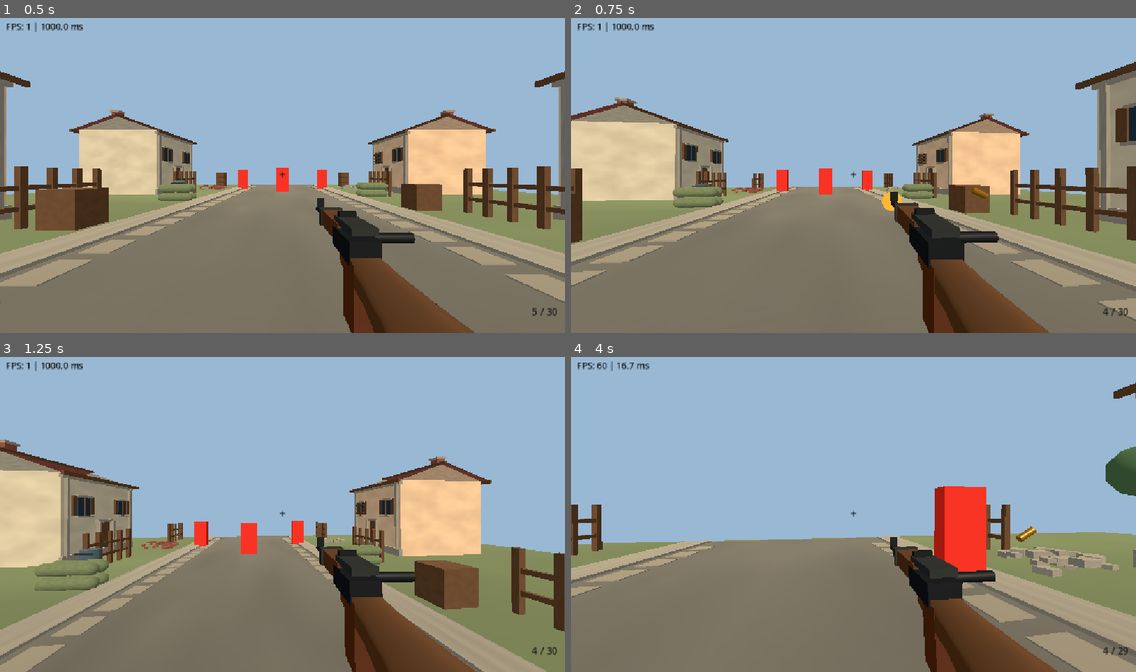
Above: before the commit, frames 1-4 (two rows, left to right).
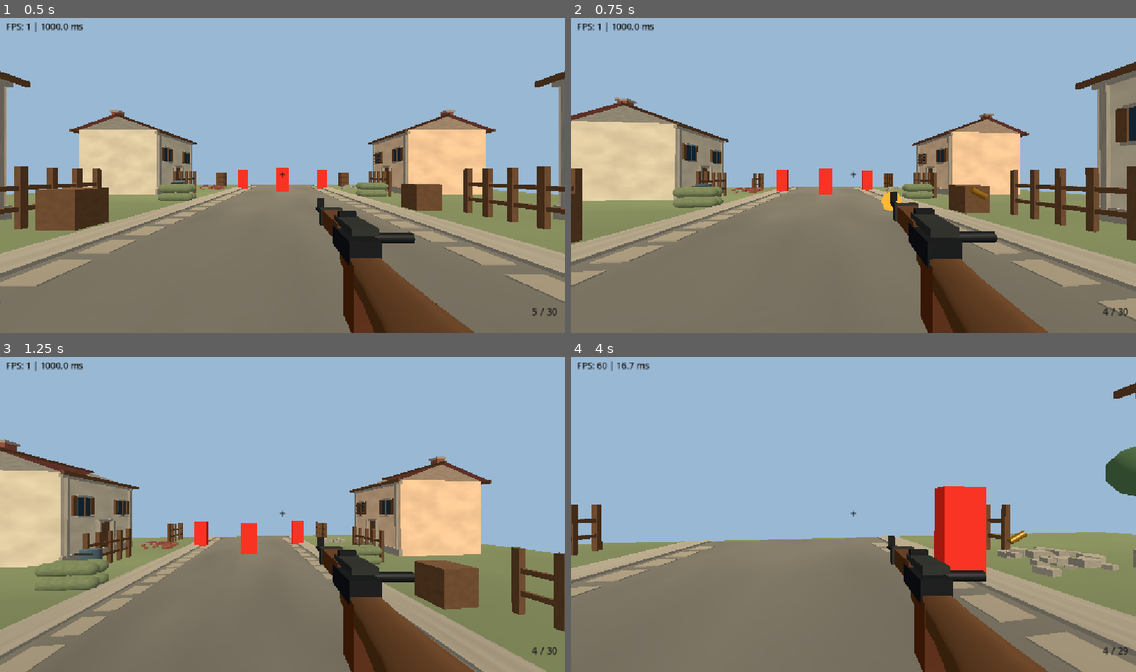
Above: after the commit, the same moments.

Repository: Evertonzinn/ww2-fps
Game: Godot game, scene res://main.tscn
Two runs of this game, one before a commit and one after it. Both use one fixed random seed, a clock stepped at 60 frames per second and the inputs below.
Inputs (mouse positions are in pixels of both pictures, inside the frame that each line leads up to):
- Up to frame 1 (0.5 s): no input
- Up to frame 2 (0.75 s): tap Enter at 0.5 s; move the mouse to (881, 172) at 0.52 s; hold W from 0.53 s (still down); tap R at 0.6 s; click (881, 172) at 0.67 s
- Up to frame 3 (1.25 s): keep holding W; tap Space at 0.77 s
- Up to frame 4 (4 s): keep holding W; move the mouse to (825, 514) at 1.27 s; tap R at 1.35, 2.3, 2.85, 3.6 s; click (825, 514) at 1.42 s; tap Space at 1.52, 3.02, 3.77 s; move the mouse to (864, 508) at 2.02 s; hold Shift 2.03-2.78 s; click (864, 508) at 2.17 s; move the mouse to (847, 517) at 2.77 s; click (847, 517) at 2.92 s; move the mouse to (893, 517) at 3.52 s; click (893, 517) at 3.67 s

Frame 1 is identical in both runs. In frame 2, 0.3% of the frame differs, in the area x 54-85%, y 53-100%; in frame 3, 0.2%; in frame 4, 1.9%, in the area x 55-87%, y 53-100%.

Commit message:
feat: animate original Lee-Enfield bolt using embedded GLB animation

Diff:
--- a/weapon.gd
+++ b/weapon.gd
@@ -6,7 +6,7 @@
 const MAX_RANGE: float = 90.0
 const SHOT_INTERVAL: float = 0.55
 const RELOAD_DURATION: float = 1.8
-const BOLT_CYCLE_DURATION: float = 0.44
+const BOLT_CYCLE_DURATION: float = 0.86
 const CASE_EJECTION_DURATION: float = 0.38
 const HIP_POSITION: Vector3 = Vector3(0.30, -0.28, -0.56)
 const AIM_POSITION: Vector3 = Vector3(0.0, -0.15, -0.48)
@@ -15,7 +15,6 @@
 
 # Arquivo de asset instalado localmente; a v0.5 continua funcional sem ele.
 # Escolha lee_enfield_1k.glb para reduzir o uso de VRAM na GT 730.
-const RIFLE_3D_PATH: String = "res://assets/weapons/lee_enfield/lee_enfield_2k.glb"
 
 @onready var view_camera: Camera3D = get_parent() as Camera3D
 @onready var player_body: CharacterBody3D = view_camera.get_parent().get_parent() as CharacterBody3D
@@ -41,6 +40,10 @@
 var case_visual: MeshInstance3D
 var rifle_instance: Node3D
 var active_texture_size: int = 2
+var bolt_player: AnimationPlayer
+var bolt_clip: StringName = &""
+var auto_reload_pending: bool = false
+var case_ejection_pending: bool = false
 
 func _ready() -> void:
 	position = HIP_POSITION
@@ -61,6 +64,11 @@
 func request_reload() -> void:
 	if reloading or magazine == MAGAZINE_SIZE or reserve_ammo <= 0:
 		return
+	if bolt_player != null and bolt_cycle_timer > 0.0:
+		auto_reload_pending = true
+		_update_hud()
+		return
+	auto_reload_pending = false
 	reloading = true
 	reload_timer = RELOAD_DURATION
 	reload_audio.play()
@@ -69,6 +77,12 @@
 func _physics_process(delta: float) -> void:
 	shot_cooldown = maxf(0.0, shot_cooldown - delta)
 	bolt_cycle_timer = maxf(0.0, bolt_cycle_timer - delta)
+	if case_ejection_pending and bolt_cycle_timer <= BOLT_CYCLE_DURATION * 0.57:
+		case_ejection_pending = false
+		case_ejection_timer = CASE_EJECTION_DURATION
+	if auto_reload_pending and bolt_cycle_timer <= 0.0:
+		auto_reload_pending = false
+		request_reload()
 
 	if reloading:
 		reload_timer -= delta
@@ -81,7 +95,7 @@
 
 	if pending_shot:
 		pending_shot = false
-		if not reloading and shot_cooldown <= 0.0 and magazine > 0:
+		if not reloading and shot_cooldown <= 0.0 and (bolt_player == null or bolt_cycle_timer <= 0.0) and magazine > 0:
 			_fire_hitscan()
 
 func _process(delta: float) -> void:
@@ -97,16 +111,13 @@
 	var bob_y: float = abs(cos(walk_cycle)) * 0.010 * bob_scale if moving else 0.0
 
 	var target_pos: Vector3 = AIM_POSITION if aiming else HIP_POSITION
-	var cycle_progress: float = 1.0 - bolt_cycle_timer / BOLT_CYCLE_DURATION
-	var bolt_pull: float = sin(cycle_progress * PI) * 0.038 if bolt_cycle_timer > 0.0 else 0.0
-	target_pos += Vector3(bob_x + bolt_pull * 0.45, bob_y, recoil + bolt_pull)
+	target_pos += Vector3(bob_x, bob_y, recoil)
 	if reloading:
 		target_pos = HIP_POSITION + Vector3(0.08, -0.22, 0.04)
 
 	position = position.lerp(target_pos, minf(1.0, delta * 12.0))
 	rotation.x = lerpf(rotation.x, -0.32 if reloading else recoil_pitch, minf(1.0, delta * 13.0))
-	var cycle_roll: float = sin(cycle_progress * PI) * 0.065 if bolt_cycle_timer > 0.0 else 0.0
-	rotation.z = lerpf(rotation.z, (sin(walk_cycle) * 0.018 if moving else 0.0) + cycle_roll, minf(1.0, delta * 8.0))
+	rotation.z = lerpf(rotation.z, sin(walk_cycle) * 0.018 if moving else 0.0, minf(1.0, delta * 8.0))
 	view_camera.fov = lerpf(view_camera.fov, AIM_FOV if aiming else HIP_FOV, minf(1.0, delta * 10.0))
 	recoil = move_toward(recoil, 0.0, delta * 0.75)
 	recoil_pitch = move_toward(recoil_pitch, 0.0, delta * 2.2)
@@ -123,10 +134,15 @@
 func _fire_hitscan() -> void:
 	magazine -= 1
 	shot_cooldown = SHOT_INTERVAL
-	bolt_cycle_timer = BOLT_CYCLE_DURATION
-	case_ejection_timer = CASE_EJECTION_DURATION
-	if case_visual != null:
-		case_visual.visible = true
+	if bolt_player != null and bolt_clip != &"":
+		bolt_cycle_timer = BOLT_CYCLE_DURATION
+		case_ejection_timer = 0.0
+		case_ejection_pending = true
+		bolt_player.play(bolt_clip)
+	else:
+		bolt_cycle_timer = 0.0
+		case_ejection_pending = false
+		case_ejection_timer = CASE_EJECTION_DURATION
 	recoil = 0.10
 	recoil_pitch = 0.14
 	muzzle_timer = 0.07
@@ -155,6 +171,8 @@
 	ammo_label.text = "%d / %d" % [magazine, reserve_ammo]
 	if reloading:
 		ammo_label.text += "  RECARREGANDO..."
+	elif auto_reload_pending:
+		ammo_label.text += "  OPERANDO FERROLHO..."
 	elif magazine == 0 and reserve_ammo == 0:
 		ammo_label.text += "  SEM MUNICAO"
 
@@ -268,7 +286,9 @@
 	surface.add_vertex(c)
 
 func _equip_real_rifle(texture_size: int = 2) -> bool:
-	var model_path: String = "res://assets/weapons/lee_enfield/lee_enfield_%dk.glb" % texture_size
+	var rigged_path: String = "res://assets/weapons/lee_enfield/lee_enfield_rigged_%dk.glb" % texture_size
+	var old_path: String = "res://assets/weapons/lee_enfield/lee_enfield_%dk.glb" % texture_size
+	var model_path: String = rigged_path if ResourceLoader.exists(rigged_path) else old_path
 	if not ResourceLoader.exists(model_path):
 		return false
 
@@ -292,6 +312,7 @@
 		rifle_instance.queue_free()
 	rifle_instance = replacement
 	active_texture_size = texture_size
+	_bind_bolt_animation()
 
 	# Oculta somente malhas antigas. Audio e muzzle flash continuam ativos.
 	for child in get_children():
@@ -337,3 +358,23 @@
 	case_visual.position = Vector3(0.13 + progress * 0.22, 0.13 + sin(progress * PI) * 0.16, -0.31 + progress * 0.13)
 	case_visual.rotation.z = progress * PI * 2.0
 	case_visual.visible = case_ejection_timer > 0.0
+
+
+func _bind_bolt_animation() -> void:
+	bolt_player = null
+	bolt_clip = &""
+	if rifle_instance == null:
+		return
+	# Imported GLB AnimationPlayer drives native mesh nodes. No duplicate bolt.
+	var nodes: Array[Node] = rifle_instance.find_children("*", "AnimationPlayer", true, false)
+	for node in nodes:
+		var candidate: AnimationPlayer = node as AnimationPlayer
+		if candidate == null:
+			continue
+		for item in candidate.get_animation_list():
+			if String(item).ends_with("BoltCycle"):
+				bolt_player = candidate
+				bolt_clip = StringName(item)
+				print("Lee-Enfield: GLB BoltCycle importado: ", String(item))
+				return
+	push_warning("Lee-Enfield: sem BoltCycle no GLB; usando rifle estatico e recarga habitual.")
Not shown, added: docs/v07-gltf-bolt.md
